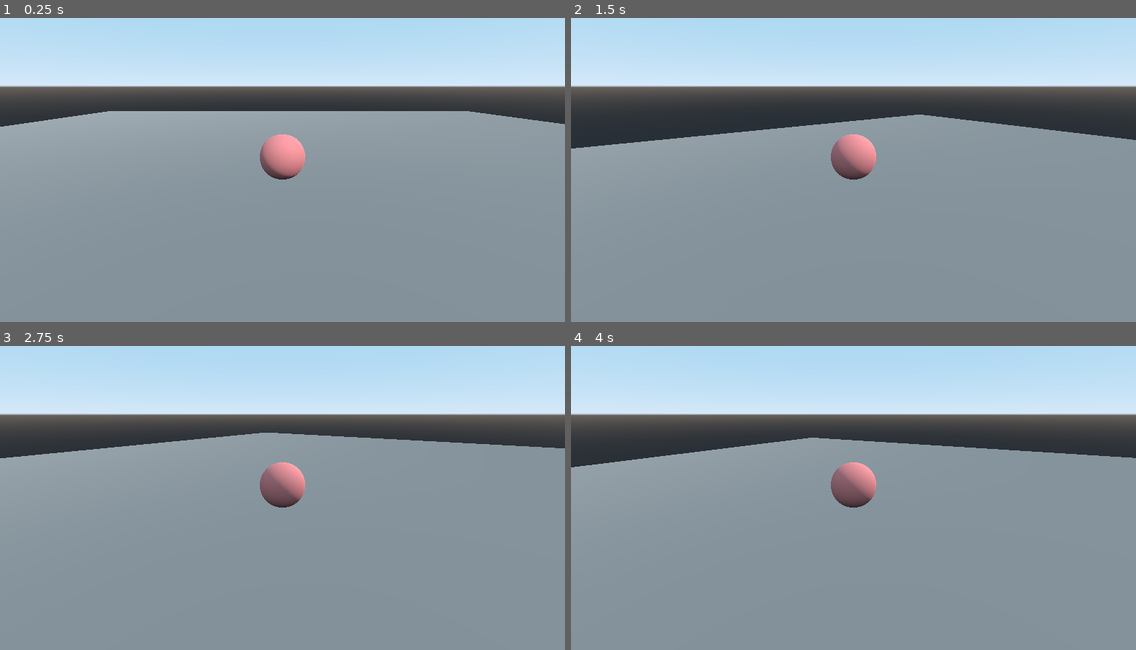
Above: before the commit, frames 1-4 (two rows, left to right).
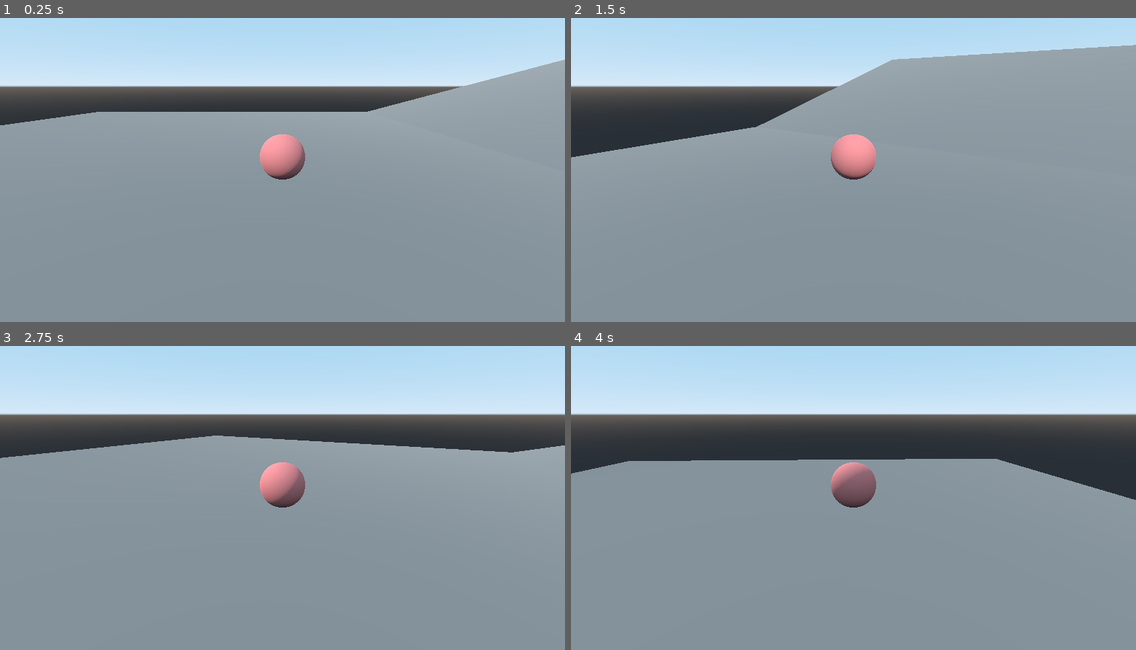
Above: after the commit, the same moments.

Repository: Boyquotes/Godot-Golf-3d
Game: Godot game, scene res://Scenes/World.tscn
Two runs of this game, one before a commit and one after it. Both use one fixed random seed, a clock stepped at 60 frames per second and the inputs below.
Inputs (mouse positions are in pixels of both pictures, inside the frame that each line leads up to):
- Up to frame 1 (0.25 s): no input
- Up to frame 2 (1.5 s): tap Enter at 0.5 s; move the mouse to (977, 139) at 0.52 s; hold Right (ui_right) 0.53-1.28 s; tap Space (fire) at 0.6, 1.35 s; move the mouse to (740, 173) at 1.27 s; hold Down (ui_down) from 1.28 s (still down)
- Up to frame 3 (2.75 s): move the mouse to (339, 412) at 2.02 s; release Down (ui_down) at 2.03 s; hold Right (ui_right) from 2.03 s (still down); tap Space (fire) at 2.1 s
- Up to frame 4 (4 s): move the mouse to (825, 549) at 2.77 s; release Right (ui_right) at 2.78 s; hold Up (ui_up) 2.78-3.53 s; tap Space (fire) at 2.85, 3.6 s; move the mouse to (1023, 534) at 3.52 s; hold Left (ui_left) from 3.53 s (still down)

The runs differ from the first frame. In frame 1, 4.1% of the frame differs, in the area x 0-100%, y 13-52%; in frame 2, 14%, in the area x 0-100%, y 8-53%; in frame 3, 1.9%; in frame 4, 5.6%.

Commit message:
Completely changed input system
pause thing will probably need to be changed

Diff:
--- a/Scenes/Player.gd
+++ b/Scenes/Player.gd
@@ -2,13 +2,18 @@
 
 onready var camera = $Camera
 
+export var gravity = 100.0
+export(float, 0, 0.01) var turn_speed = .005
+export var fire_force = 30.0
+export(float, 0, 1) var friction = .9
+
 var velocity = Vector3.ZERO
-var gravity = 100.0
-var turn_speed = 5.0
 var fire_vector = Vector3(0, 1, -1).normalized()
-var fire_force = 25.0
 # 1.0 is no friction, 0.0 is infinite friction
-var friction = .9
+var paused = false
+
+func _ready():
+	Input.set_mouse_mode(Input.MOUSE_MODE_CAPTURED)
 
 # find the vector perpendicular to a normalized vector on the x and z axis
 func calculate_perpendicular_vector(normal):
@@ -19,6 +24,8 @@
 
 
 func _physics_process(delta):
+	"""
+	# OLD INPUT SYSTEM
 	if Input.is_action_pressed("ui_left"):
 		fire_vector = fire_vector.rotated(Vector3.UP, turn_speed * delta)
 		#camera.rotate_y(turn_speed * delta)
@@ -33,18 +40,35 @@
 		fire_vector = fire_vector.rotated(perpendicular_vector, turn_speed * delta)
 	elif Input.is_action_pressed("ui_down"):
 		fire_vector = fire_vector.rotated(perpendicular_vector, -turn_speed * delta)
+	"""
 
-	if Input.is_action_just_pressed("fire") and is_on_floor():
-		velocity += fire_vector * fire_force
+	if Input.is_action_just_pressed("ui_cancel"):
+		paused = !paused
+		if paused:
+			Input.set_mouse_mode(Input.MOUSE_MODE_VISIBLE)
+		else:
+			Input.set_mouse_mode(Input.MOUSE_MODE_CAPTURED)
 
-	camera.translation = Vector3(perpendicular_vector.x * -10, 3, abs(perpendicular_vector.z) * -10)
-	camera.look_at(transform.origin, Vector3.UP)
+	if !paused:
+		if Input.is_action_just_pressed("fire") and is_on_floor():
+			velocity += fire_vector * fire_force
 
-	print(camera.translation)
+		# 2d vector to position the camera while ignoring the y dimension of the fire_vector
+		var look_vector = Vector2(fire_vector.x, fire_vector.z).normalized()
+		camera.translation = Vector3(look_vector.x * -10, 3, look_vector.y * -10)
+		camera.look_at(transform.origin, Vector3.UP)
 
-	if is_on_floor():
-		velocity.x *= friction
-		velocity.z *= friction
+		if is_on_floor():
+			velocity.x *= friction
+			velocity.z *= friction
 
-	velocity.y -= gravity * delta
-	velocity = move_and_slide(velocity, Vector3.UP)
+		velocity.y -= gravity * delta
+		velocity = move_and_slide(velocity, Vector3.UP)
+
+
+func _input(event):
+	if !paused:
+		# If the player moves the mouse
+		if event is InputEventMouseMotion:
+			fire_vector = fire_vector.rotated(Vector3.UP, event.relative.x * turn_speed)
+			fire_vector = fire_vector.rotated(calculate_perpendicular_vector(fire_vector), event.relative.y * turn_speed)
--- a/Scenes/World.tscn
+++ b/Scenes/World.tscn
@@ -13,6 +13,7 @@
 
 [node name="Player" parent="." instance=ExtResource( 1 )]
 transform = Transform( 1, 0, 0, 0, 1, 0, 0, 0, 1, 0, 4, -1 )
+friction = 0.301
 
 [node name="Floor" type="StaticBody" parent="."]
 
@@ -25,5 +26,17 @@
 transform = Transform( 30, 0, 0, 0, -1.31134e-06, 1, 0, -30, -4.37114e-08, 0, 0, 0 )
 shape = SubResource( 3 )
 
+[node name="Floor2" type="StaticBody" parent="."]
+transform = Transform( 0.965926, -0.258819, 0, 0.258819, 0.965926, 0, 0, 0, 1, 40, 7, 0 )
+
+[node name="MeshInstance" type="MeshInstance" parent="Floor2"]
+transform = Transform( 30, 0, 0, 0, -1.31134e-06, 1, 0, -30, -4.37114e-08, 0, 0, 0 )
+mesh = SubResource( 1 )
+material/0 = SubResource( 2 )
+
+[node name="CollisionShape" type="CollisionShape" parent="Floor2"]
+transform = Transform( 30, 0, 0, 0, -1.31134e-06, 1, 0, -30, -4.37114e-08, 0, 0, 0 )
+shape = SubResource( 3 )
+
 [node name="DirectionalLight" type="DirectionalLight" parent="."]
 transform = Transform( 0.707107, 0.5, -0.5, 0, 0.707107, 0.707107, 0.707107, -0.5, 0.5, -23, 37, 41 )
--- a/project.godot
+++ b/project.godot
@@ -19,6 +19,7 @@
 fire={
 "deadzone": 0.5,
 "events": [ Object(InputEventKey,"resource_local_to_scene":false,"resource_name":"","device":0,"alt":false,"shift":false,"control":false,"meta":false,"command":false,"pressed":false,"scancode":32,"unicode":0,"echo":false,"script":null)
+, Object(InputEventMouseButton,"resource_local_to_scene":false,"resource_name":"","device":-1,"alt":false,"shift":false,"control":false,"meta":false,"command":false,"button_mask":0,"position":Vector2( 0, 0 ),"global_position":Vector2( 0, 0 ),"factor":1.0,"button_index":1,"pressed":false,"doubleclick":false,"script":null)
  ]
 }
 
